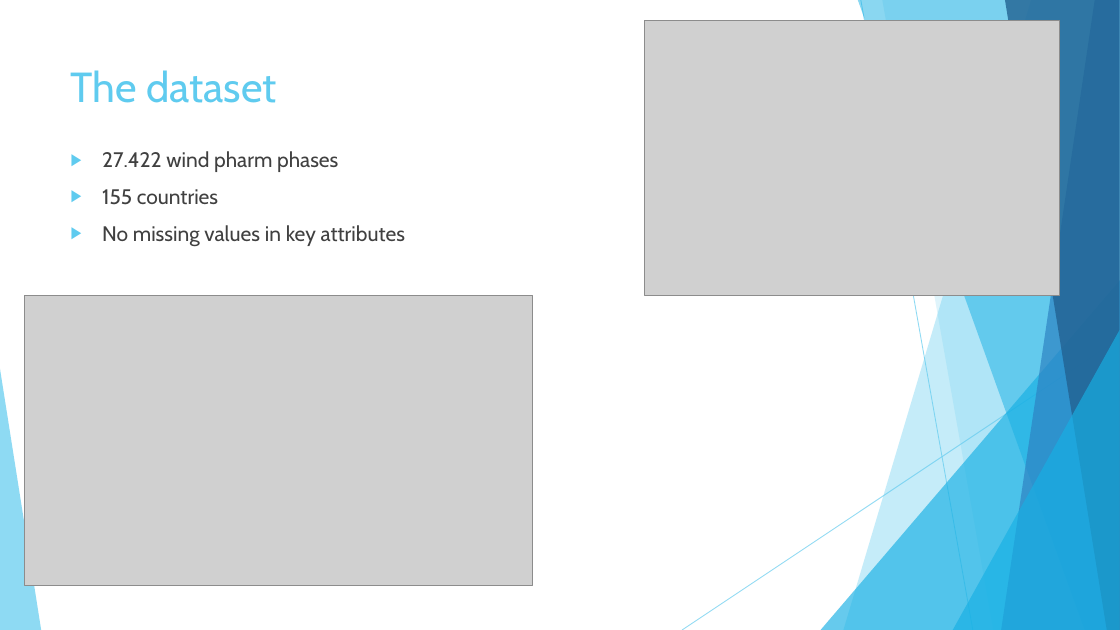
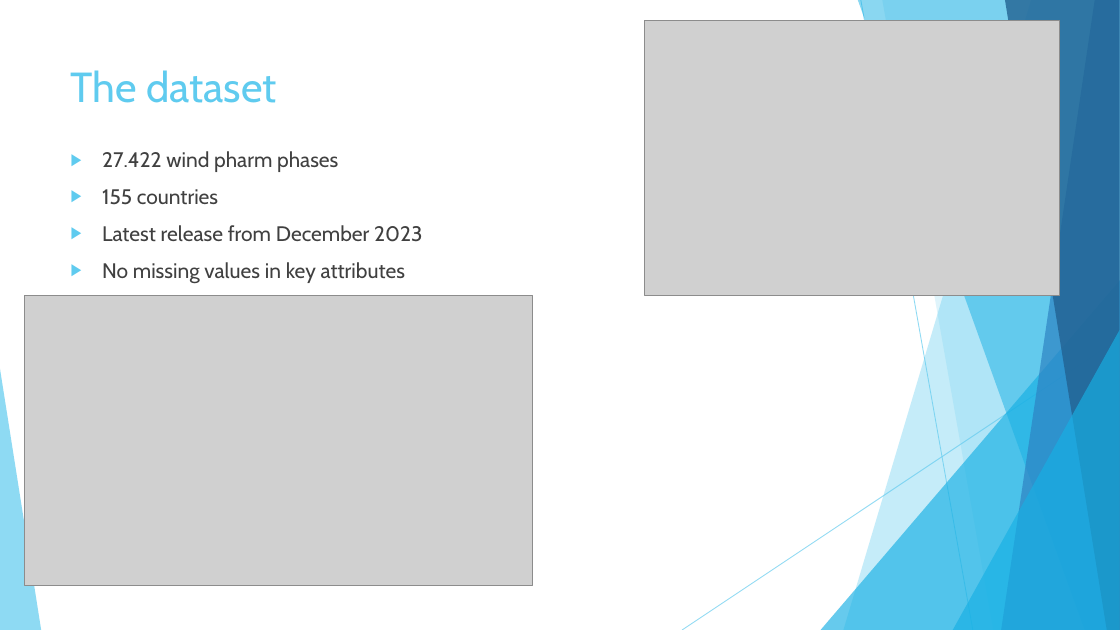
Before and after one commit to jorritvm/infovis, a slide deck: slide 3 of doc/midterm_presentation/group2_midterm_presentation.pptx. Drawn at 1120x630 pixels with LibreOffice and Linux fonts; fonts in the diff are those of the drawing; grey boxes stand for pictures. Boxes give left, top, right and bottom in pixels: in the first picture for what was removed or moved away, otherwise in the second. Text is boxed around its words. In the diff, an @@ line names an element or a change of style, - is before the commit and + after.

```diff
--- a/doc/midterm_presentation/group2_midterm_presentation.pptx
+++ b/doc/midterm_presentation/group2_midterm_presentation.pptx
@@ text at bbox=[102, 225, 422, 242]: paragraph added @@
+▶ Latest release from December 2023
```
Also in this commit, not shown: 2 other slides changed, 1 other file.
